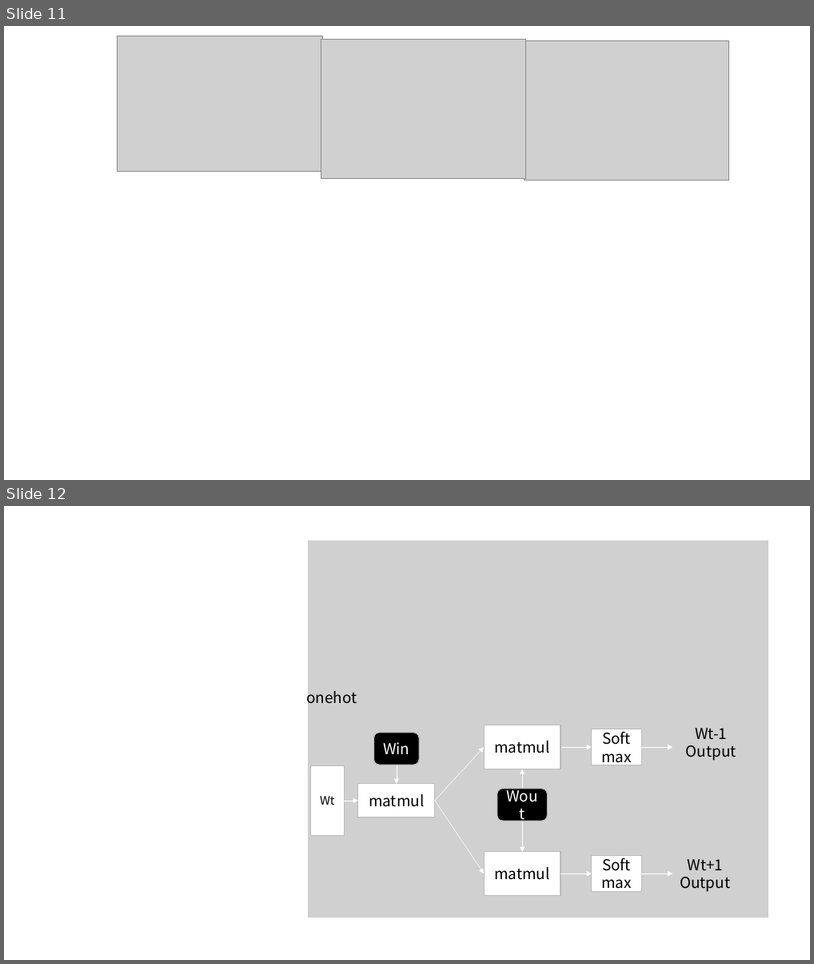
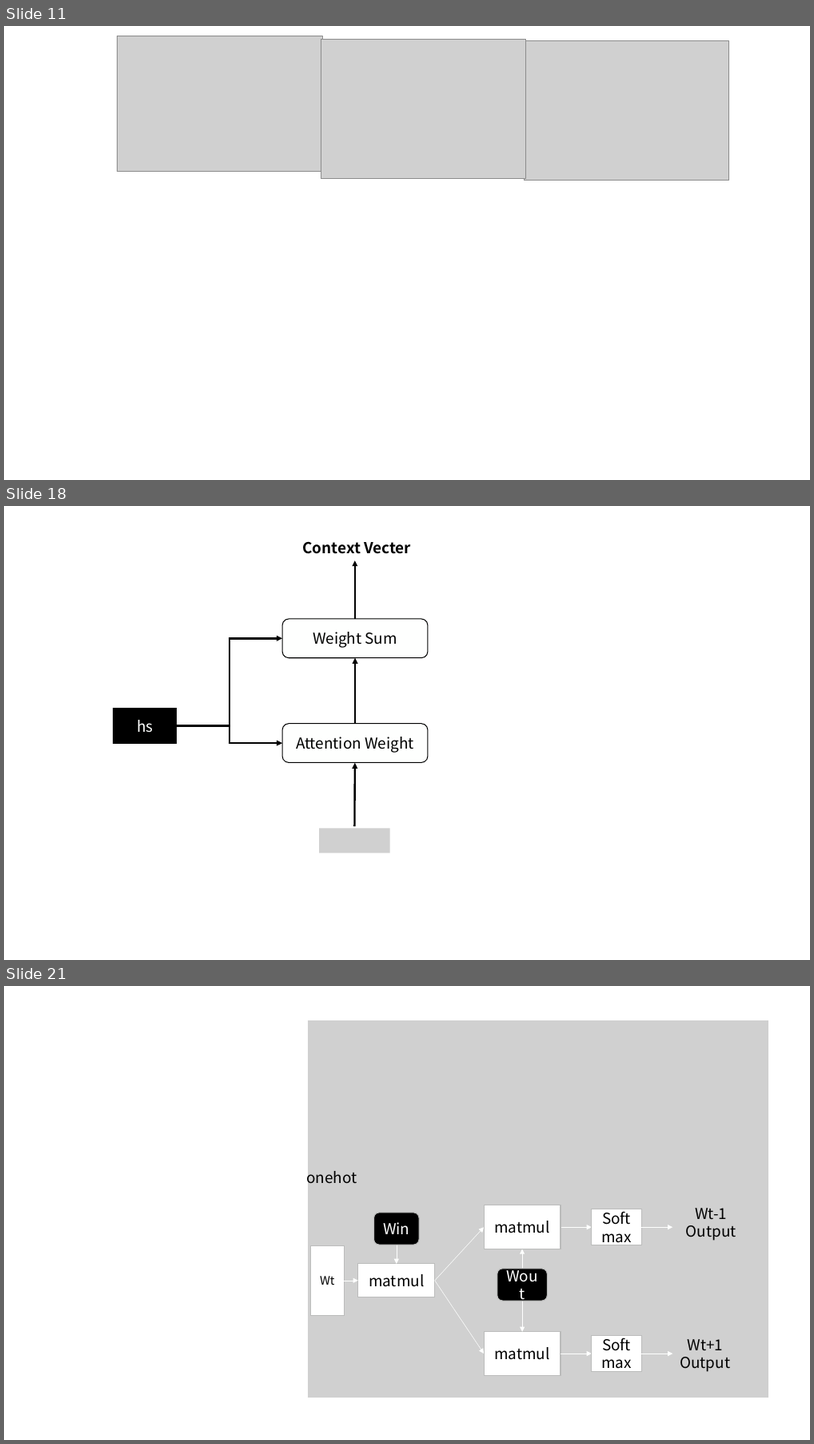
Before and after one commit to Poler382/thesis, a slide deck: pptx/図を作る用.pptx. Shown one above the other, each under a label of ours: slides 11 and 12 before the commit, slides 11, 18 and 21 after it; the slides between them are not shown. The pictures are 814x964 and 814x1444 pixels, drawn with LibreOffice and Linux fonts; fonts in the diff are those of the drawing; grey boxes stand for pictures. Boxes give left, top, right and bottom in pixels: in the first picture for what was removed or moved away, otherwise in the second. Text is boxed around its words. In the diff, an @@ line names an element or a change of style, - is before the commit and + after.

```diff
--- a/pptx/図を作る用.pptx
+++ b/pptx/図を作る用.pptx
@@ slide 18 added at [4,506,810,960], background #FFFFFF @@
@@ group added at [114,541,428,852]: 3 arrows, 2 rounded rectangles, 2 elbow arrows, 1 rectangle, 1 text, 1 picture @@
+hs
+Attention Weight
+Weight Sum
+Context Vecter
@@ what was slide 12 is now slide 21 @@
```
Also in this commit, not shown: 1 slide changed, 8 other slides added, 20 other files.
